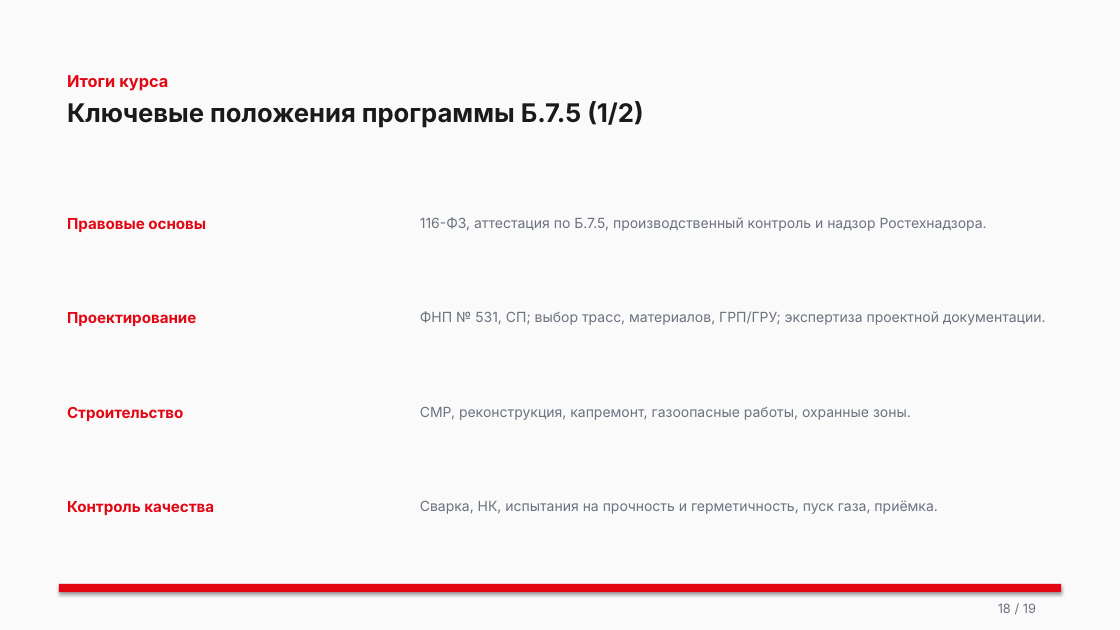
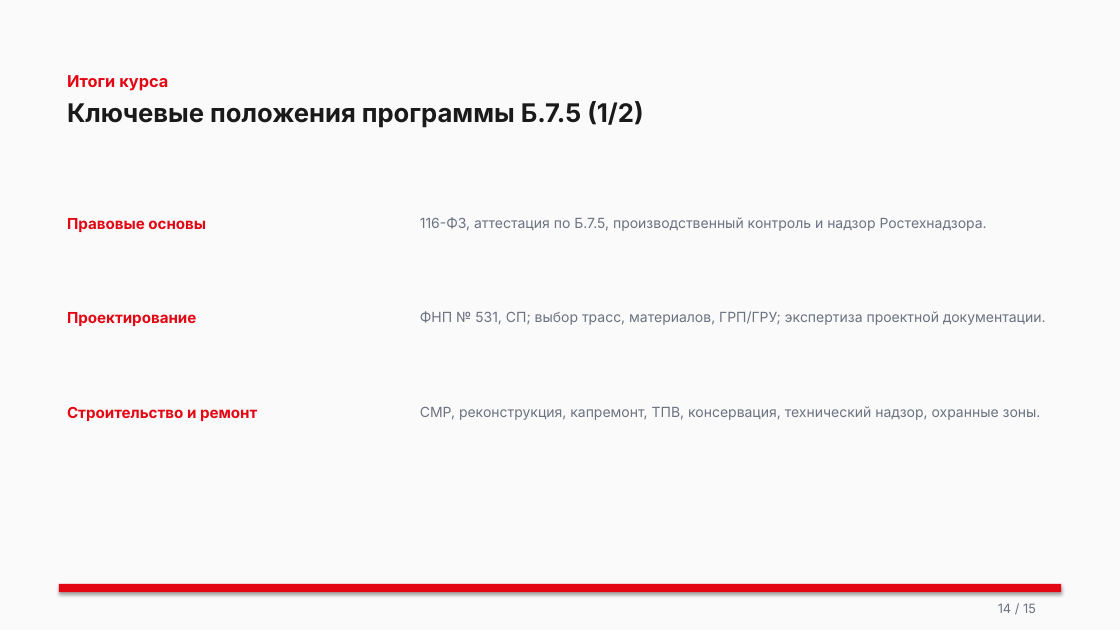
Before and after one commit to lysakalenushka-hash/-, a slide deck: slide 14 of Б.7.5_Проектирование_строительство_газовых_сетей.pptx (slide 18 before the commit). Drawn at 1120x630 pixels with LibreOffice and Linux fonts; fonts in the diff are those of the drawing. Boxes give left, top, right and bottom in pixels: in the first picture for what was removed or moved away, otherwise in the second. Text is boxed around its words. In the diff, an @@ line names an element or a change of style, - is before the commit and + after.

```diff
--- a/Б.7.5_Проектирование_строительство_газовых_сетей.pptx
+++ b/Б.7.5_Проектирование_строительство_газовых_сетей.pptx
@@ text at (67,407,257,421): text changed @@
-Строительство
+Строительство и ремонт
@@ text at (420,406,1041,420): text changed @@
-СМР, реконструкция, капремонт, газоопасные работы, охранные зоны.
+СМР, реконструкция, капремонт, ТПВ, консервация, технический надзор, охранные зоны.
@@ text removed at (67,501,214,515) @@
-Контроль качества
@@ text removed at (420,500,937,514) @@
-Сварка, НК, испытания на прочность и герметичность, пуск газа, приёмка.
@@ text at (998,603,1036,613): text changed @@
-18 / 19
+14 / 15
```
Also in this commit, not shown: 14 other slides changed, 4 slides removed, 11 other files.
